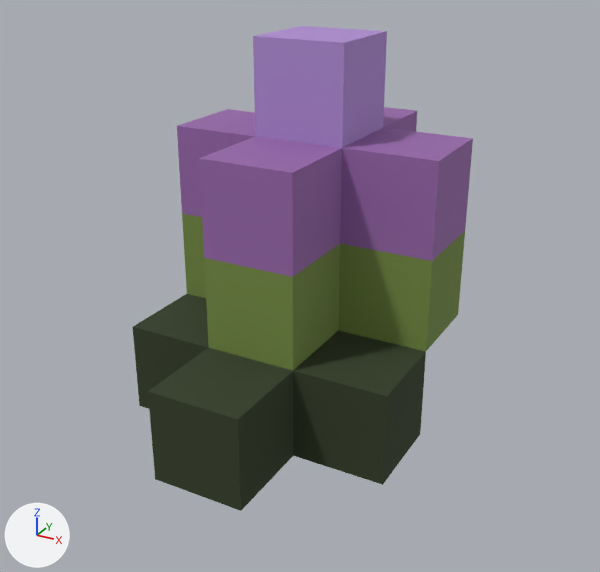
The glTF model assets/environment/dressing_pack/flower_mixed_accent/output/model.glb as it was, and as the next commit left it.
Camera for both pictures: a 50 mm lens placed at (0.401, -0.673, 0.504), pointed at (0.03, 0.0, 0.167). Arrows for +X, +Y and +Z are at lower left; the lights stay in place. The older version comes first. Vertices at exactly the same position are counted once.

The first picture shows 'flower_mixed_accent'.
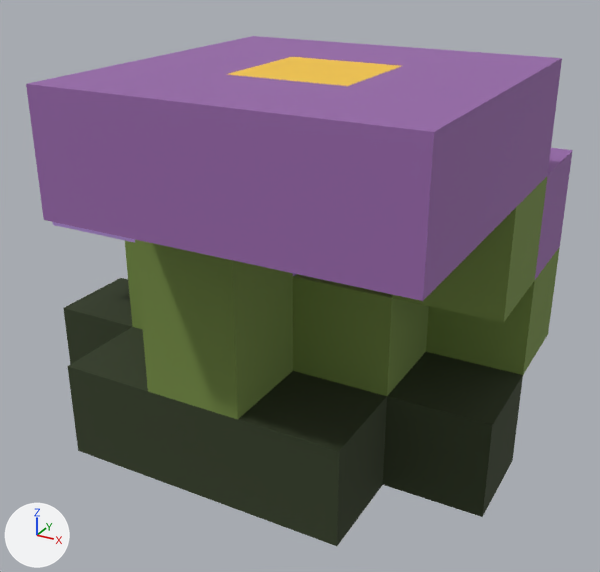
Edits to the bpy script that builds the scene:
```text
Change me_flower_mixed_accent_mesh:
    used by ob_flower_mixed_accent; location = (0.0, 0.0, 0.0)
    remove me_flower_mixed_accent_mesh.from_pydata(...)  # 56 vertices, 112 faces; spans x -0.15..0.15, y -0.15..0.25, z 0.0..0.4
    add me_flower_mixed_accent_mesh.from_pydata(...)  # 113 vertices, 248 faces; spans x -0.25..0.25, y -0.25..0.25, z 0.0..0.4
    me_flower_mixed_accent_mesh part 1
    3 vertices are removed from x -0.05..0.05, y 0.15..0.25, z 0.1..0.4
    88 faces are deleted
    4 vertices are added at (-0.25, 0.25, 0.2), (-0.25, 0.25, 0.3), (0.25, -0.25, 0.3), (0.25, -0.25, 0.4)
    16 new vertices lie (-0.1, 0.0, 0.0) away from vertices in x -0.15..-0.05, y -0.15..0.25, z 0.0..0.3
    15 new vertices lie (0.1, 0.0, 0.0) away from vertices in x 0.05..0.15, y -0.15..0.15, z 0.0..0.4
    12 new vertices lie (0.0, -0.1, 0.0) away from vertices in x -0.25..0.25, y -0.05..0.05, z 0.2..0.4
    7 new vertices lie (0.0, -0.1, 0.0) away from vertices in x -0.05..0.25, y -0.15..-0.05, z 0.3..0.4
    6 new vertices lie (0.0, 0.0, 0.1) away from vertices in x -0.05..0.25, y -0.25..0.05, z 0.3
    224 new faces join them
    me_flower_mixed_accent_mesh part 2: 10 kept faces spanning x -0.15..0.05, y -0.05..0.25, z 0.2..0.3 get new texture (UV) coordinates
```

What differs and where, as boxes (x1, y1, x2, y2) in the pictures (600 x 572 px):
'flower_mixed_accent', reshaped (60% wider): before (132, 26, 473, 511); after (26, 36, 573, 546)
part 1 of me_flower_mixed_accent_mesh, built on: before (132, 26, 473, 510); after (26, 36, 573, 546)
part 2 of me_flower_mixed_accent_mesh, surface changed (purple): before (178, 107, 417, 276)
